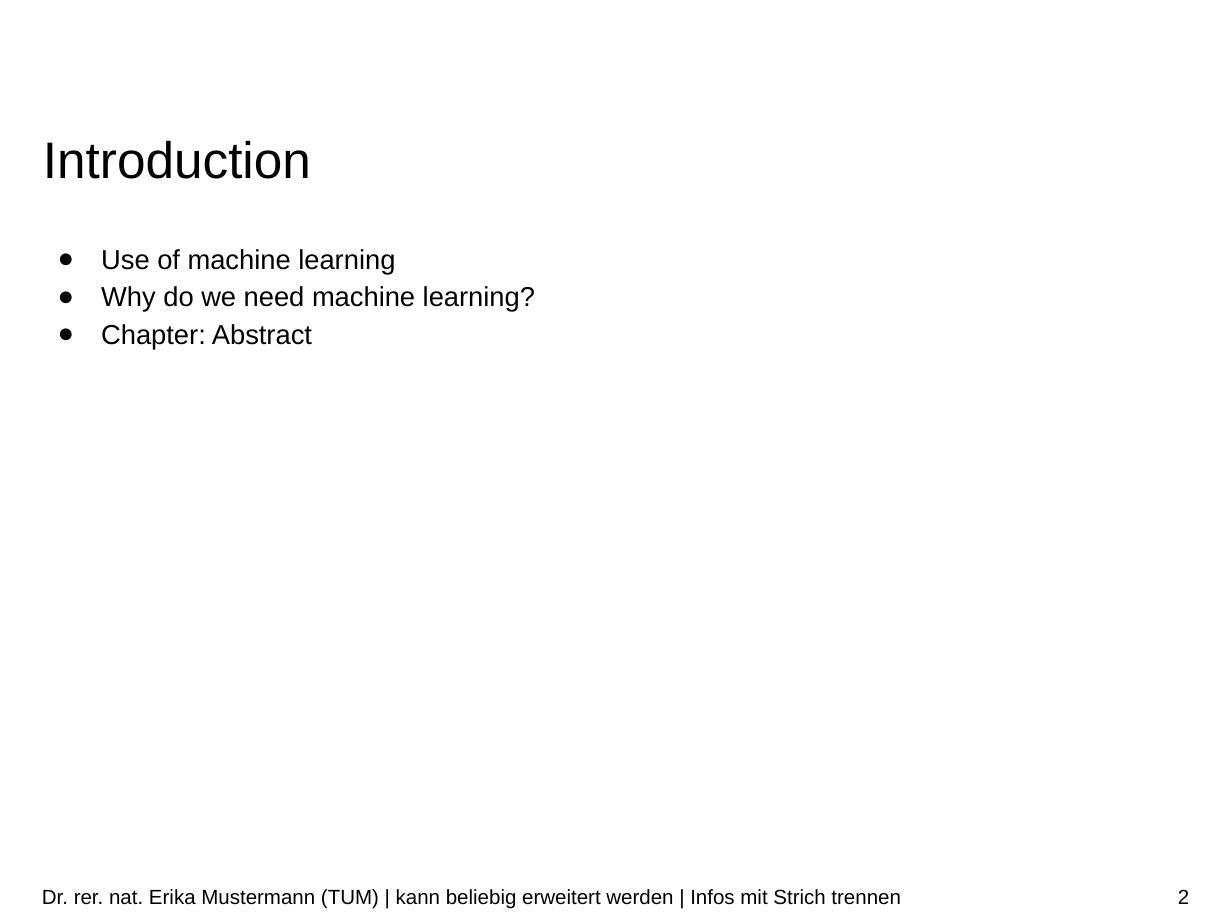
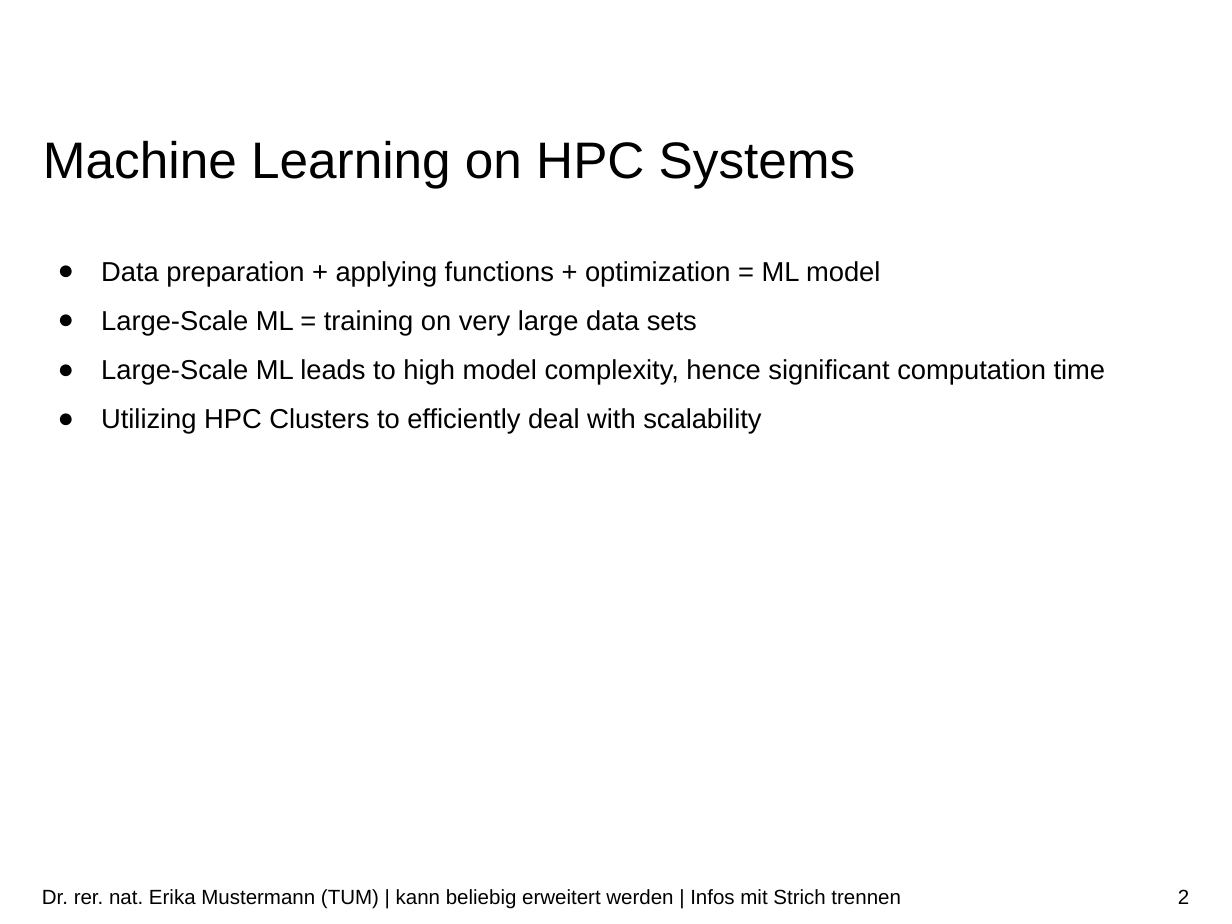
Before and after one commit to ekm01/EPHPC, a slide deck: slide 2 of Presentation/EPHPC_Presentation.odp. Drawn at 1232x924 pixels with LibreOffice and Linux fonts; fonts in the diff are those of the drawing; background and template pictures are left out. Boxes give left, top, right and bottom in pixels: in the first picture for what was removed or moved away, otherwise in the second. Text is boxed around its words. In the diff, an @@ line names an element or a change of style, - is before the commit and + after.

```diff
--- a/Presentation/EPHPC_Presentation.odp
+++ b/Presentation/EPHPC_Presentation.odp
@@ title at (43,140,856,188): text changed @@
-Introduction
+Machine Learning on HPC Systems
@@ text at (101,261,1106,434): text changed @@
-● Use of machine learning
-● Why do we need machine learning?
-● Chapter: Abstract
+● Data preparation + applying functions + optimization = ML model
+● Large-Scale ML = training on very large data sets
+● Large-Scale ML leads to high model complexity, hence significant computation time
+● Utilizing HPC Clusters to efficiently deal with scalability
```
Also in this commit, not shown: 4 other slides changed, 3 other files.
